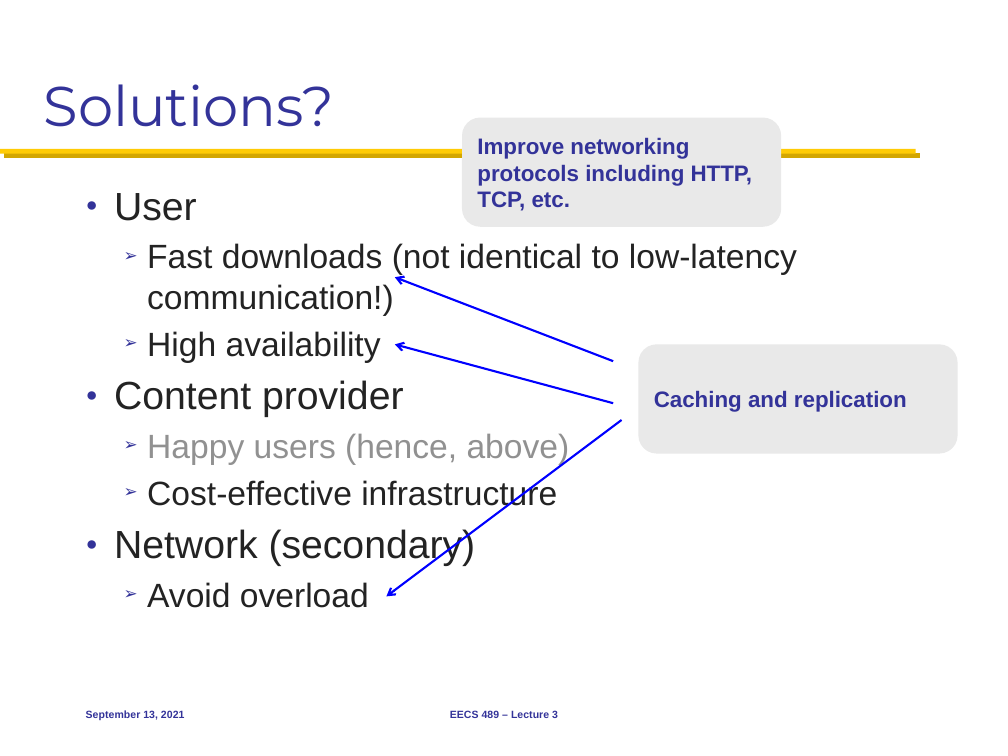
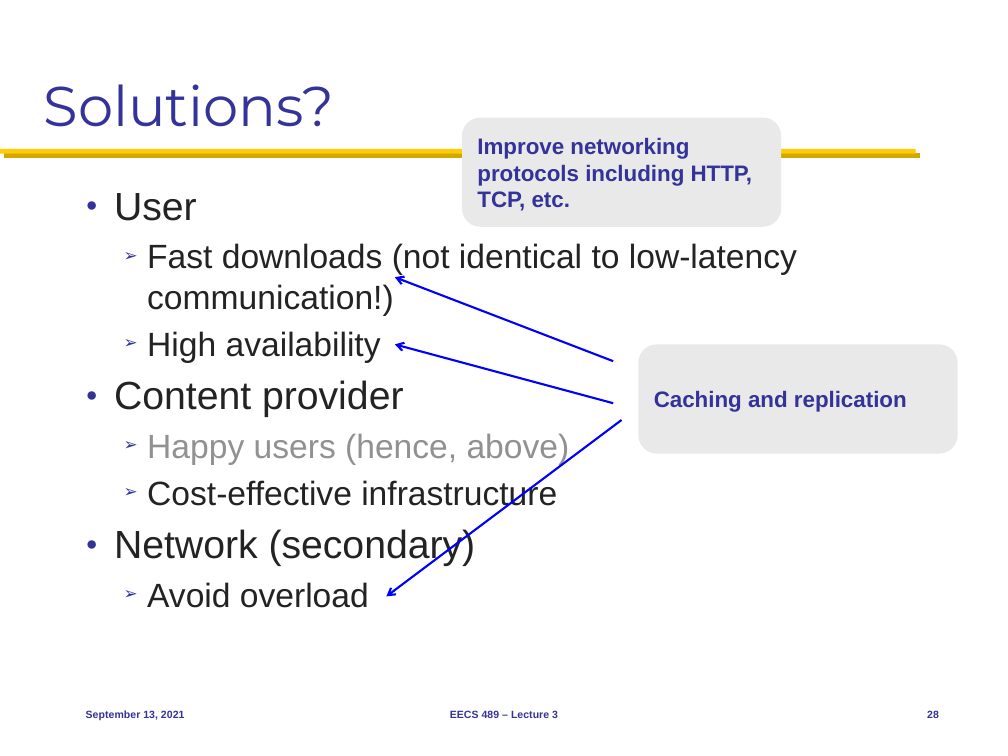
Before and after one commit to mosharaf/eecs489, a slide deck: slide 28 of Slides/091321.pptx. Drawn at 1008x756 pixels with LibreOffice and Linux fonts; fonts in the diff are those of the drawing. Boxes give left, top, right and bottom in pixels: in the first picture for what was removed or moved away, otherwise in the second. Text is boxed around its words. In the diff, an @@ line names an element or a change of style, - is before the commit and + after.

```diff
--- a/Slides/091321.pptx
+++ b/Slides/091321.pptx
@@ page number added at box(927, 711, 939, 718), 7.5 pt, text #333399 @@
+28
```
Also in this commit, not shown: 44 other slides changed.
